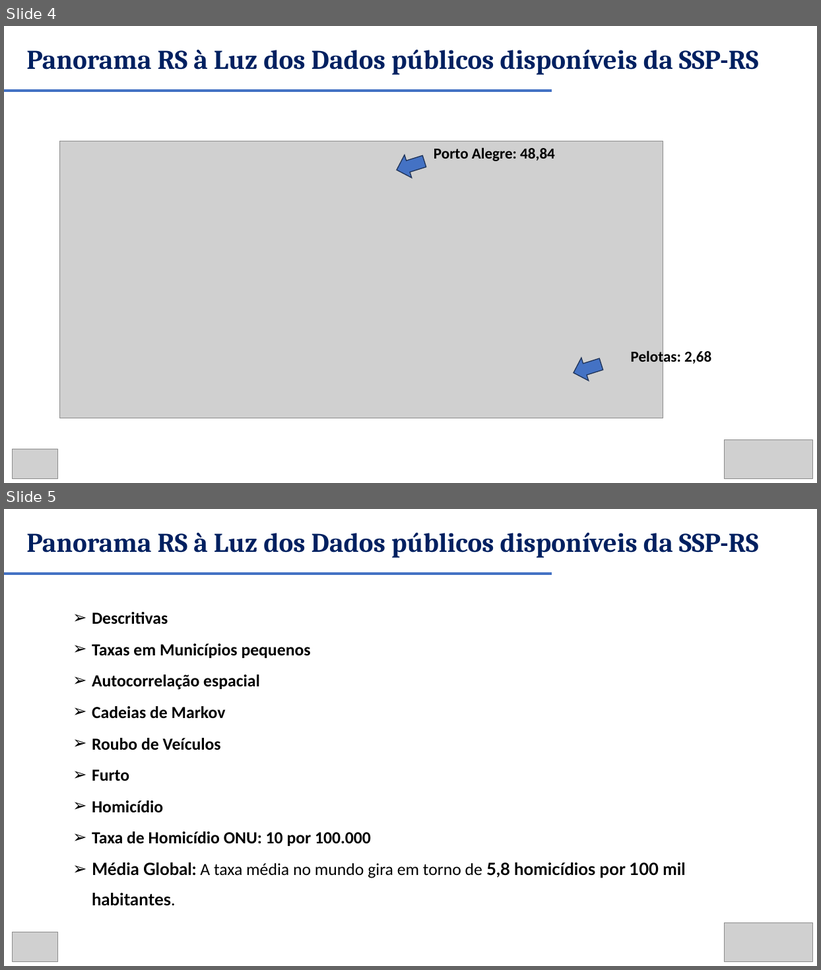
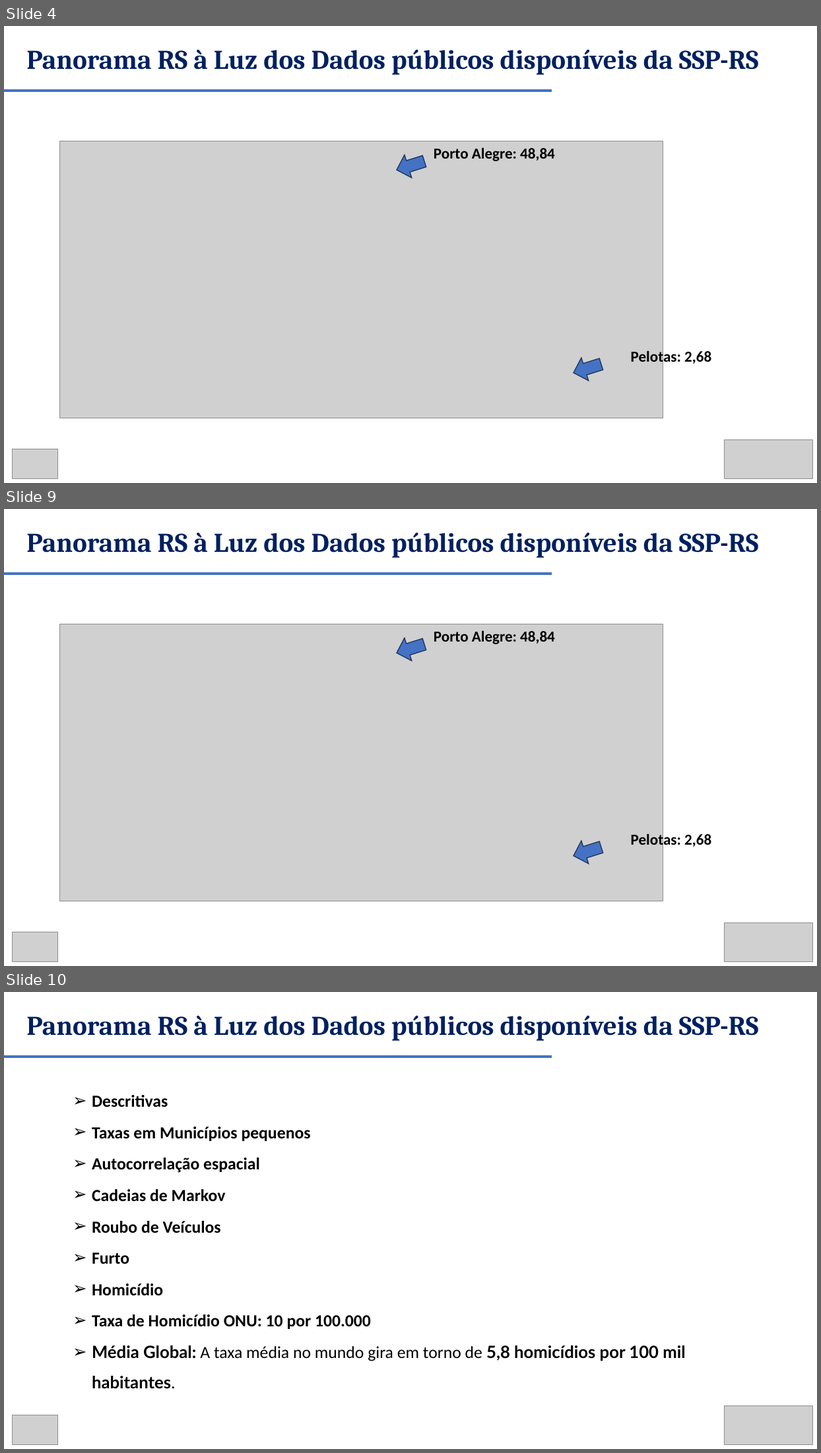
Before and after one commit to renanxcortes/semanistica_2026, a slide deck: DIA 2 - APRESENTACAO - VERSAO AMPLIADA FINAL.pptx. Shown one above the other, each under a label of ours: slides 4 and 5 before the commit, slides 4, 9 and 10 after it; the slides between them are not shown. The pictures are 821x970 and 821x1453 pixels, drawn with LibreOffice and Linux fonts; fonts in the diff are those of the drawing; grey boxes stand for pictures. Boxes give left, top, right and bottom in pixels: in the first picture for what was removed or moved away, otherwise in the second. Text is boxed around its words. In the diff, an @@ line names an element or a change of style, - is before the commit and + after.

```diff
--- a/DIA 2 - APRESENTACAO - VERSAO AMPLIADA FINAL.pptx
+++ b/DIA 2 - APRESENTACAO - VERSAO AMPLIADA FINAL.pptx
@@ slide 9 added at (x1=4, y1=509, x2=817, y2=966), background #FFFFFF @@
@@ text added at (x1=26, y1=532, x2=759, y2=558), 32 pt, text #002060, bold @@
+Panorama RS à Luz dos Dados públicos disponíveis da SSP-RS
@@ line added from (4, 574) to (552, 574), #4472C4 3 pt @@
@@ picture added at (x1=59, y1=625, x2=663, y2=902) @@
@@ right arrow added at (x1=393, y1=632, x2=428, y2=664), fill #4472C4, outline #1E3256 1 pt @@
@@ text added at (x1=434, y1=630, x2=555, y2=644), 18 pt, text #000000, bold @@
+Porto Alegre: 48,84
@@ right arrow added at (x1=570, y1=836, x2=605, y2=867), fill #4472C4, outline #1E3256 1 pt @@
@@ text added at (x1=631, y1=832, x2=712, y2=850), 18 pt, text #000000, bold @@
+Pelotas: 2,68
@@ picture added at (x1=725, y1=923, x2=813, y2=962) @@
@@ picture added at (x1=12, y1=932, x2=57, y2=962) @@
@@ what was slide 5 is now slide 10 @@
```
Also in this commit, not shown: 4 other slides added.
